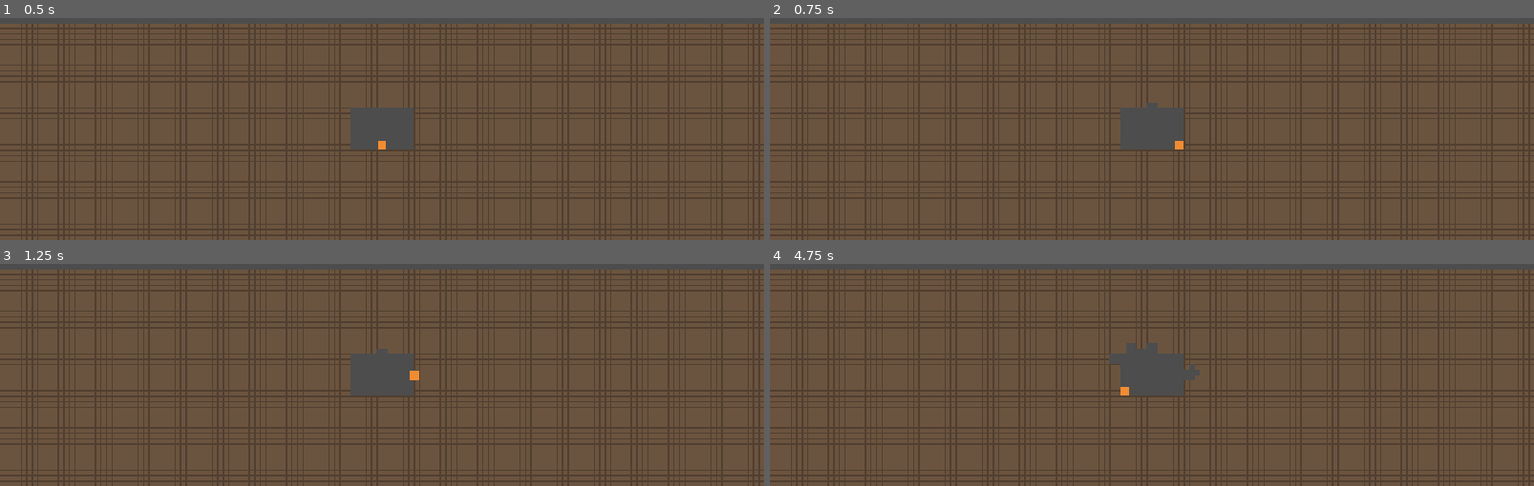
Above: before the commit, frames 1-4 (two rows, left to right).
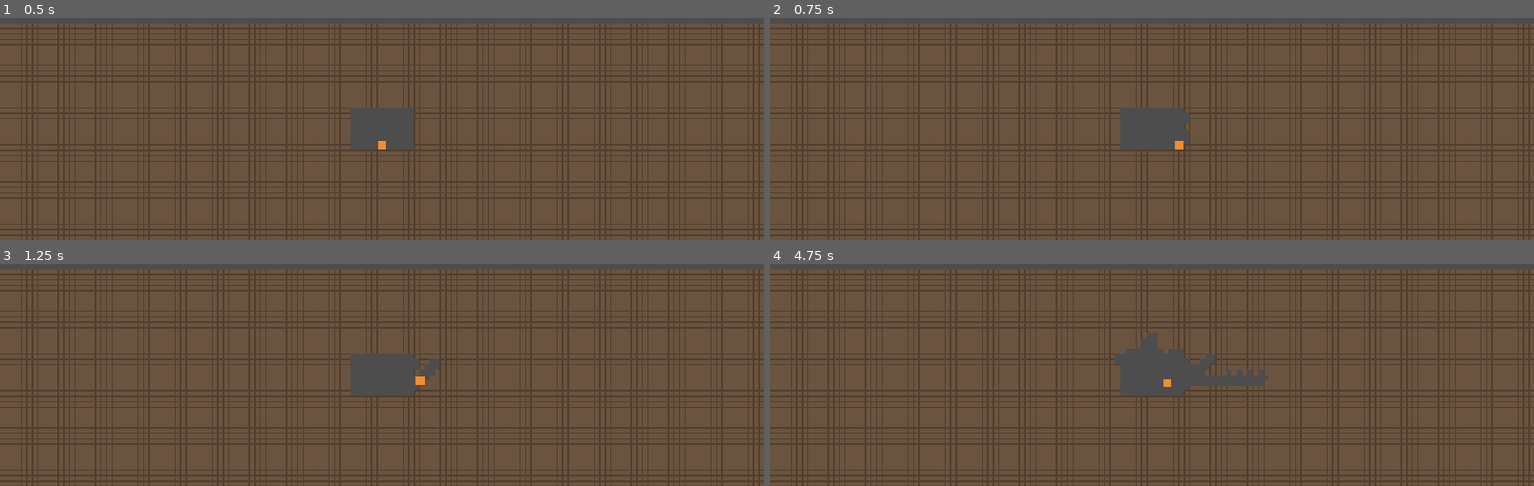
Above: after the commit, the same moments.

Repository: meyer1994/trr
Game: Godot game, scene res://scenes/main.tscn
Two runs of this game, one before a commit and one after it. Both use one fixed random seed, a clock stepped at 60 frames per second and the inputs below.
Inputs (mouse positions are in pixels of both pictures, inside the frame that each line leads up to):
- Up to frame 1 (0.5 s): no input
- Up to frame 2 (0.75 s): tap Enter (shoot, bound only before the commit) at 0.5 s; move the mouse to (outside the picture) at 0.52 s; press the mouse at (outside the picture) at 0.53 s; hold Right (move_right) from 0.53 s (still down)
- Up to frame 3 (1.25 s): keep holding Right (move_right); tap Space (jump) at 0.77 s; tap Enter (shoot, bound only before the commit) at 0.8 s
- Up to frame 4 (4.75 s): tap Space (jump) at 1.25, 1.52, 2.75, 3.02, 3.77, 4.52 s; move the mouse to (999, 292) at 1.27 s; release the mouse at (999, 292) at 1.28 s; tap Enter (shoot, bound only before the commit) at 1.35, 2, 2.3, 2.85, 3.5, 3.8, 4.35 s; click (999, 292) at 1.55 s; move the mouse to (outside the picture) at 2.02 s; release Right (move_right) at 2.03 s; press the mouse at (outside the picture) at 2.03 s; hold Left (move_left) 2.03-2.78 s; move the mouse to (1113, 357) at 2.77 s; release the mouse at (1113, 357) at 2.78 s; hold Right (move_right) 2.78-4.28 s; click (1113, 357) at 3.05 s; move the mouse to (1381, 335) at 3.52 s; press the mouse at (1381, 335) at 3.53 s; move the mouse to (outside the picture) at 4.27 s; release the mouse at (outside the picture) at 4.28 s; hold Left (move_left) from 4.28 s (still down); click (outside the picture) at 4.55 s

Frame 1 is identical in both runs. In frame 2, 0.1% of the frame differs, in the area x 49-55%, y 38-57%; in frame 3, 0.3%; in frame 4, 1.1%, in the area x 44-66%, y 30-60%.

Commit message:
Fire toward the mouse with left click, repeating while held
Co-authored-by: Cursor <cursoragent@cursor.com>

Diff:
--- a/project.godot
+++ b/project.godot
@@ -46,8 +46,7 @@
 }
 shoot={
 "deadzone": 0.2,
-"events": [Object(InputEventKey,"resource_local_to_scene":false,"resource_name":"","device":-1,"window_id":0,"alt_pressed":false,"shift_pressed":false,"ctrl_pressed":false,"meta_pressed":false,"pressed":false,"keycode":0,"physical_keycode":4194309,"key_label":0,"unicode":0,"location":0,"echo":false,"script":null)
-, Object(InputEventKey,"resource_local_to_scene":false,"resource_name":"","device":-1,"window_id":0,"alt_pressed":false,"shift_pressed":false,"ctrl_pressed":false,"meta_pressed":false,"pressed":false,"keycode":0,"physical_keycode":4194310,"key_label":0,"unicode":0,"location":0,"echo":false,"script":null)
+"events": [Object(InputEventMouseButton,"resource_local_to_scene":false,"resource_name":"","device":-1,"window_id":0,"alt_pressed":false,"shift_pressed":false,"ctrl_pressed":false,"meta_pressed":false,"button_mask":0,"position":Vector2(0, 0),"global_position":Vector2(0, 0),"factor":1.0,"button_index":1,"canceled":false,"pressed":false,"double_click":false,"script":null)
 ]
 }
 
--- a/scripts/player.gd
+++ b/scripts/player.gd
@@ -5,8 +5,10 @@
 const FALL_LIMIT_Y := 1000.0
 const PROJECTILE_SCENE := preload("res://scenes/projectile.tscn")
 const PROJECTILE_SPAWN_OFFSET := 12.0
+const FIRE_INTERVAL := 0.1
 
 @onready var spawn_position := position
+var fire_cooldown := 0.0
 
 
 func _physics_process(delta: float) -> void:
@@ -18,8 +20,10 @@
 
 	velocity.x = Input.get_axis("move_left", "move_right") * SPEED
 
-	if Input.is_action_just_pressed("shoot"):
+	fire_cooldown = maxf(fire_cooldown - delta, 0.0)
+	if Input.is_action_pressed("shoot") and fire_cooldown == 0.0:
 		_shoot()
+		fire_cooldown = FIRE_INTERVAL
 
 	move_and_slide()
 
